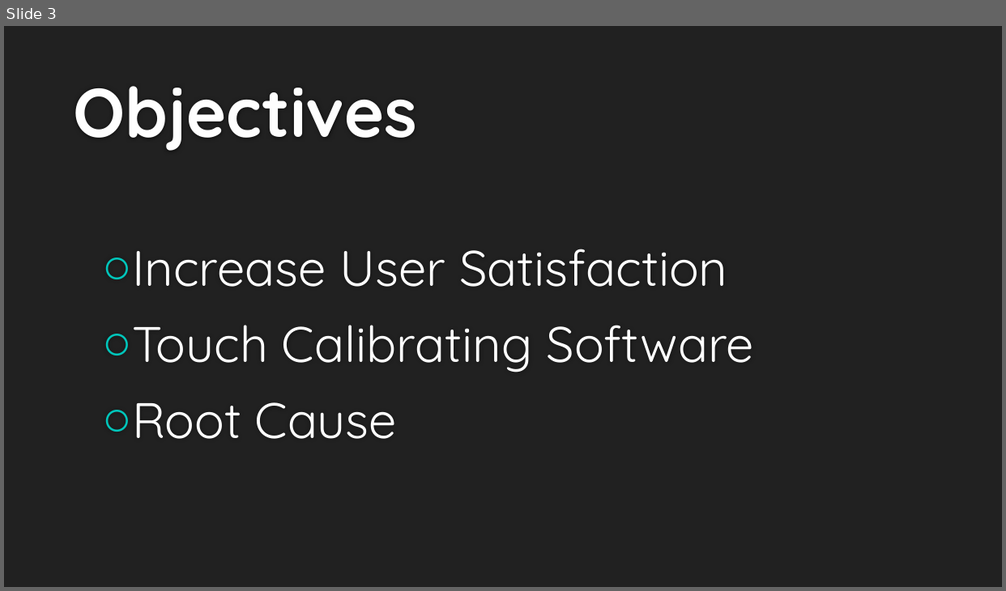
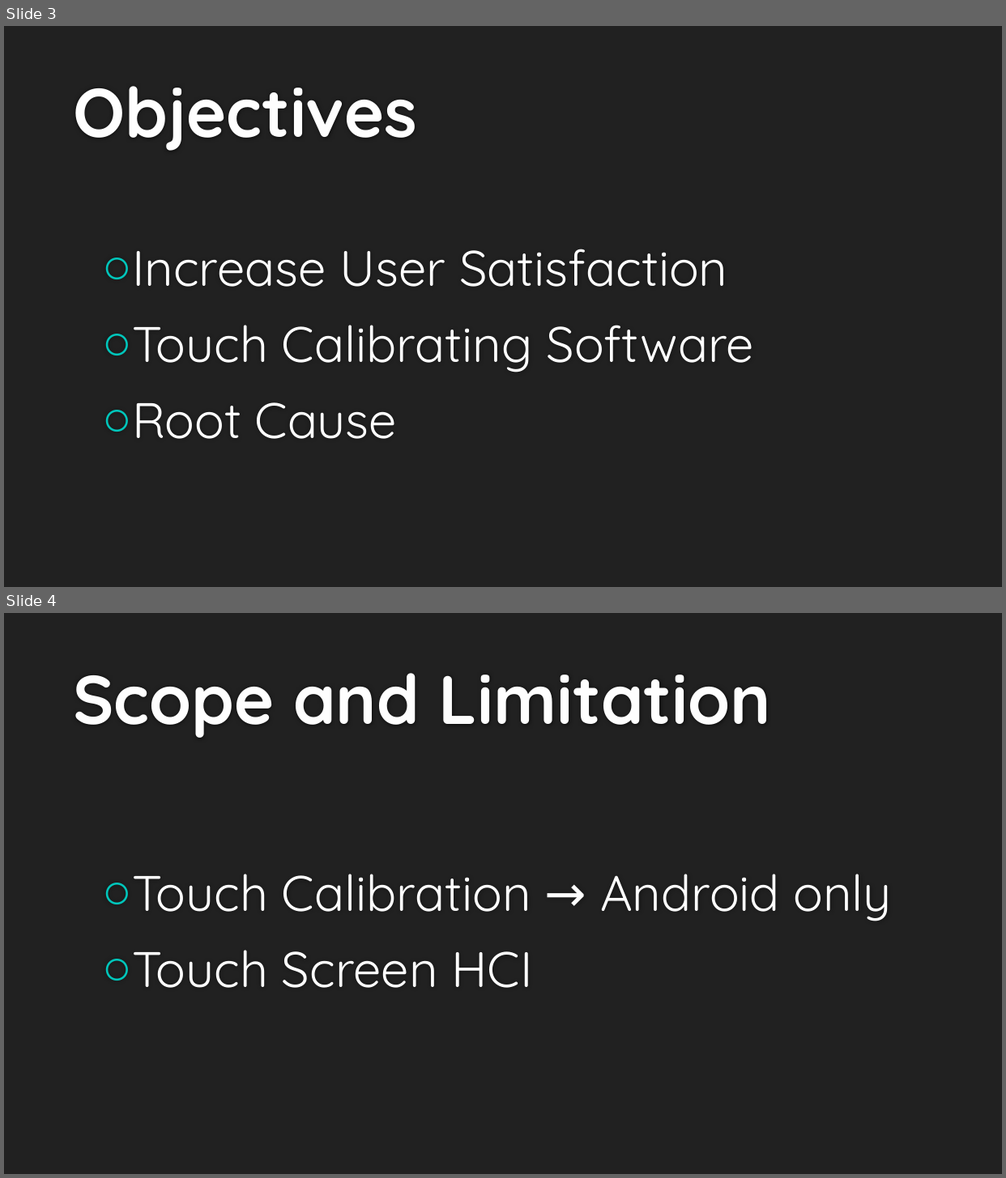
Before and after one commit to seans888/Thomas-n-Friends, a slide deck: Midterm-PPT.pptx. Shown one above the other, each under a label of ours: slide 3 before the commit, slides 3 and 4 after it. The pictures are 1006x591 and 1006x1178 pixels, drawn with LibreOffice and Linux fonts; fonts in the diff are those of the drawing; background and template pictures are left out. Boxes give left, top, right and bottom in pixels: in the first picture for what was removed or moved away, otherwise in the second. Text is boxed around its words. In the diff, an @@ line names an element or a change of style, - is before the commit and + after.

```diff
--- a/Midterm-PPT.pptx
+++ b/Midterm-PPT.pptx
@@ slide 4 added at <box>4,613,1002,1174</box>, background #212121 @@
@@ title added at <box>73,673,771,738</box>, 66 pt, text #FEFEFE, bold @@
+Scope and Limitation
@@ text added at <box>132,874,891,988</box>, 48 pt, text #FFFFFF @@
+○ Touch Calibration → Android only
+○ Touch Screen HCI
```
Also in this commit, not shown: 13 other slides added.
